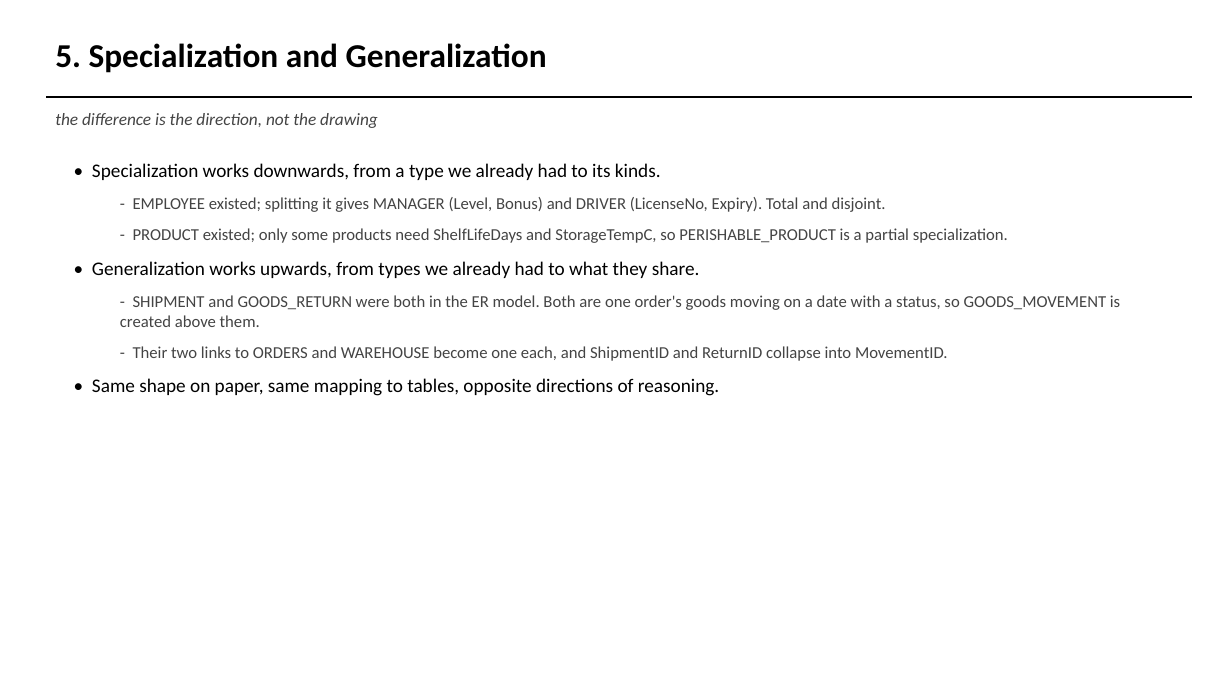
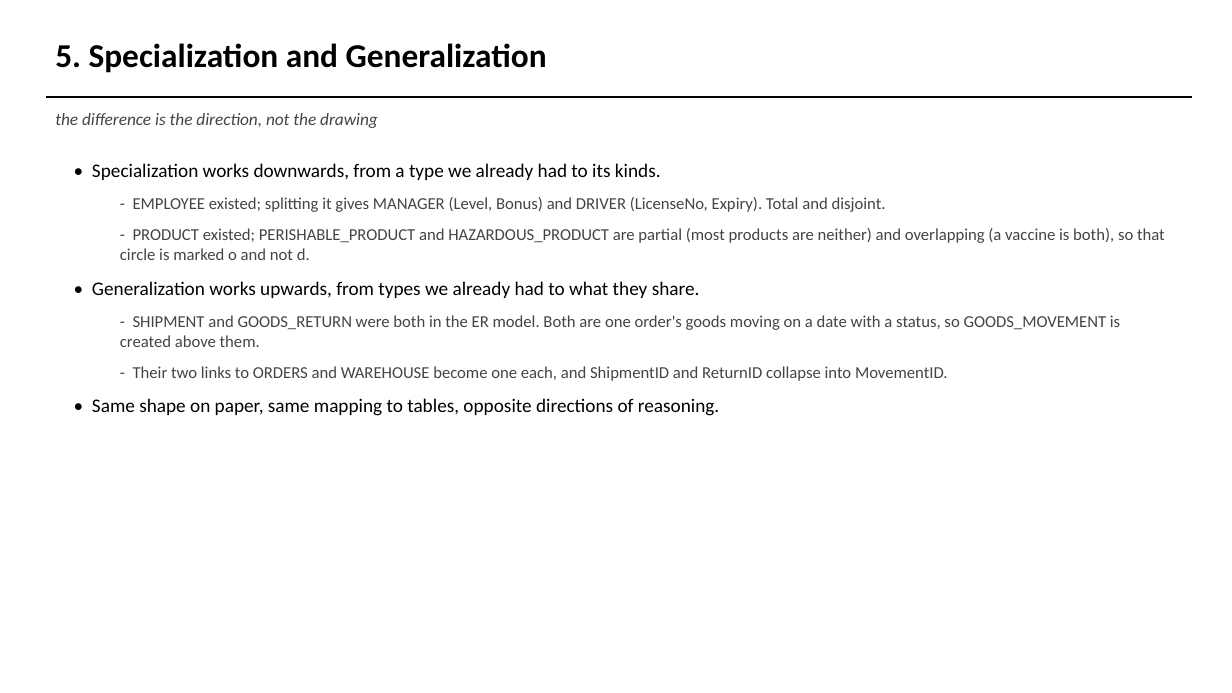
Before and after one commit to AviDhandhania/warehouse-supply-chain-dbms, a slide deck: slide 10 of presentation/DA1_Presentation.pptx. Drawn at 1232x693 pixels with LibreOffice and Linux fonts; fonts in the diff are those of the drawing. Boxes give left, top, right and bottom in pixels: in the first picture for what was removed or moved away, otherwise in the second. Text is boxed around its words. In the diff, an @@ line names an element or a change of style, - is before the commit and + after.

Commit message:
DA1: overlapping specialization, subset symbols, aggregation in the EER model
PRODUCT now specializes into PERISHABLE_PRODUCT and HAZARDOUS_PRODUCT, which
is partial and overlapping, so its circle is marked o against the d on
EMPLOYEE and on the GOODS_MOVEMENT generalization. A product can be both
perishable and hazardous, and its ProductID then appears in both subclass
tables, which is the whole point of the distinction.

Every subclass line now carries the subset symbol pointing at its superclass,
drawn as an arc so it does not depend on a font having the character. The
report explains all three marks a hierarchy carries: the letter for
disjointness, single against double line for partial against total, and the
subset symbol for why the subclass tables share the superclass key.

The aggregation is in the EER model itself, above the top row, with the box
round SUPPLIER, SUPPLIES and PRODUCT and INSPECTION hanging off it. The
separate figure stays as the enlarged view.

HAZARDOUS_PRODUCT takes the schema to 21 tables, 8 out of the normalization
and 13 from the mapping. The normalization figures, the sample data and the
decomposition tree are untouched again.

```diff
--- a/presentation/DA1_Presentation.pptx
+++ b/presentation/DA1_Presentation.pptx
@@ text at bbox=[120, 228, 1165, 260]: text changed @@
-  - PRODUCT existed; only some products need ShelfLifeDays and StorageTempC, so PERISHABLE_PRODUCT is a partial specialization.
+  - PRODUCT existed; PERISHABLE_PRODUCT and HAZARDOUS_PRODUCT are partial (most products are neither) and overlapping (a vaccine is both), so that circle is marked o and not d.
```
Also in this commit, not shown: 5 other slides changed, 6 other files.
